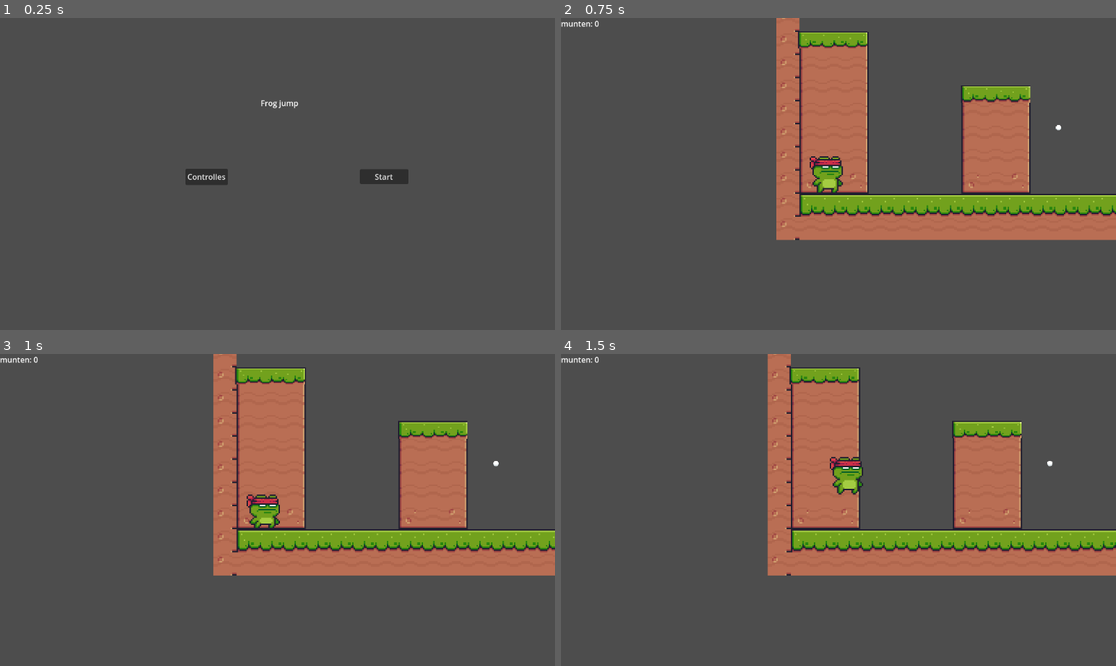
Above: before the commit, frames 1-4 (two rows, left to right).
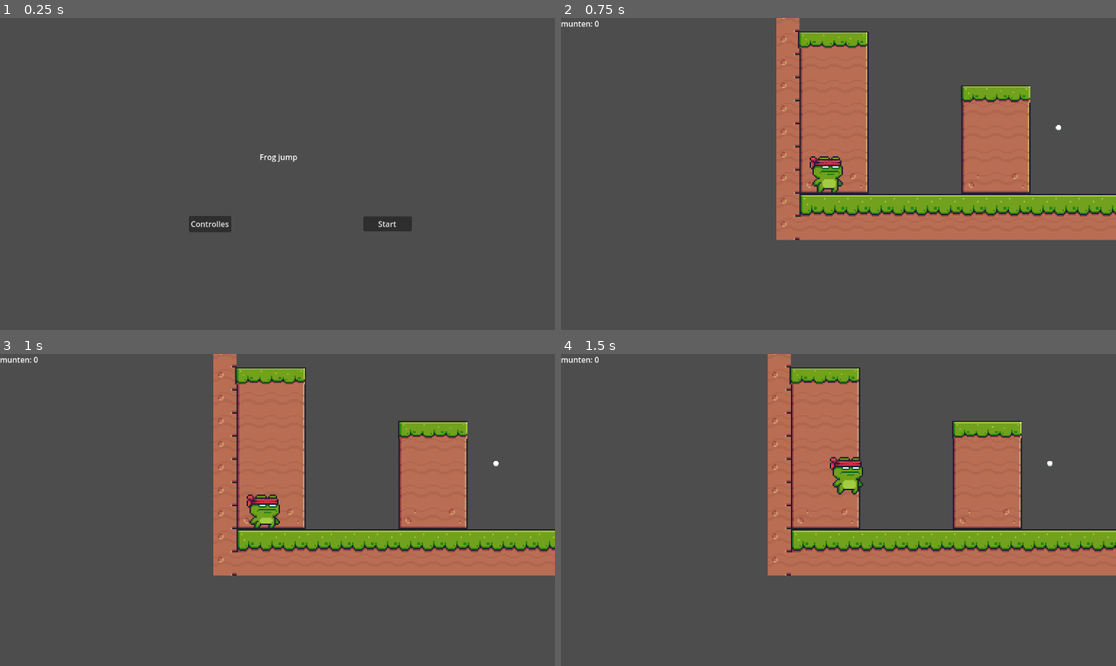
Above: after the commit, the same moments.

Repository: Rafaelorr/open_frog
Game: Godot game, scene res://main_menu.tscn
Two runs of this game, one before a commit and one after it. Both use one fixed random seed, a clock stepped at 60 frames per second and the inputs below.
Inputs:
- Up to frame 1 (0.25 s): no input
- Up to frame 2 (0.75 s): click "Start" at 0.5 s
- Up to frame 3 (1 s): no input
- Up to frame 4 (1.5 s): hold Right (ui_right) from 1.28 s (still down); tap Space (omhoog) at 1.35 s

The runs differ from the first frame. In frame 1, 1.7% of the frame differs, in the area x 33-75%, y 26-69%; in frame 2, nothing differs; in frame 3, nothing differs; in frame 4, nothing differs.

Commit message:
verplaats de knoppen in het main_menu

Diff:
--- a/main_menu.tscn
+++ b/main_menu.tscn
@@ -6,24 +6,24 @@
 script = ExtResource("1_y5guy")
 
 [node name="Game_titel" type="Label" parent="."]
-offset_left = 541.0
-offset_top = 165.0
-offset_right = 1360.0
-offset_bottom = 242.0
+offset_left = 539.0
+offset_top = 277.0
+offset_right = 1358.0
+offset_bottom = 354.0
 text = "Frog jump"
 
 [node name="start_button" type="Button" parent="."]
-offset_left = 747.0
-offset_top = 314.0
-offset_right = 848.0
-offset_bottom = 345.0
+offset_left = 754.0
+offset_top = 412.0
+offset_right = 855.0
+offset_bottom = 443.0
 text = "Start"
 
 [node name="controlles_button" type="Button" parent="."]
-offset_left = 385.0
-offset_top = 313.0
-offset_right = 473.0
-offset_bottom = 347.0
+offset_left = 392.0
+offset_top = 411.0
+offset_right = 480.0
+offset_bottom = 445.0
 text = "Controlles"
 
 [connection signal="pressed" from="start_button" to="." method="_on_button_pressed"]
